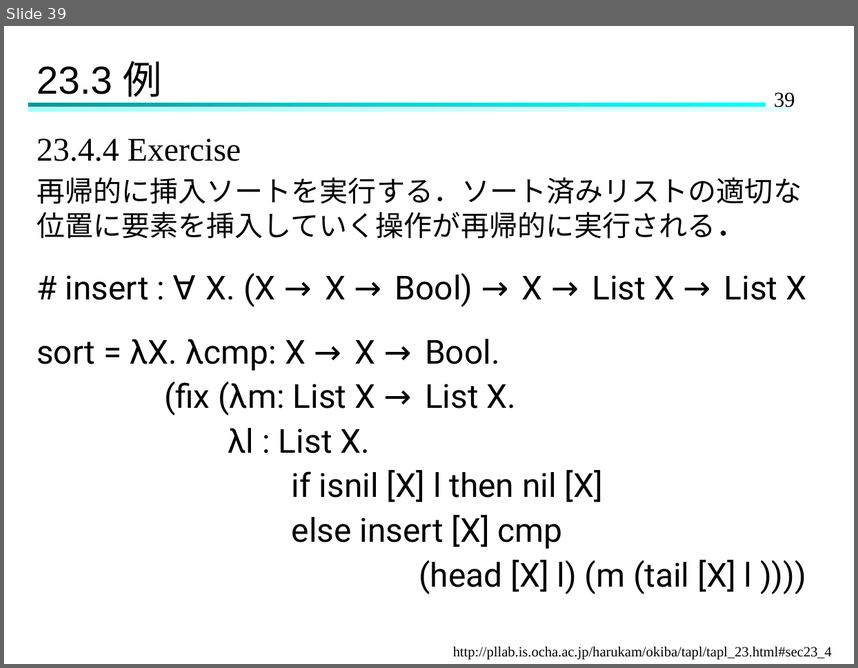
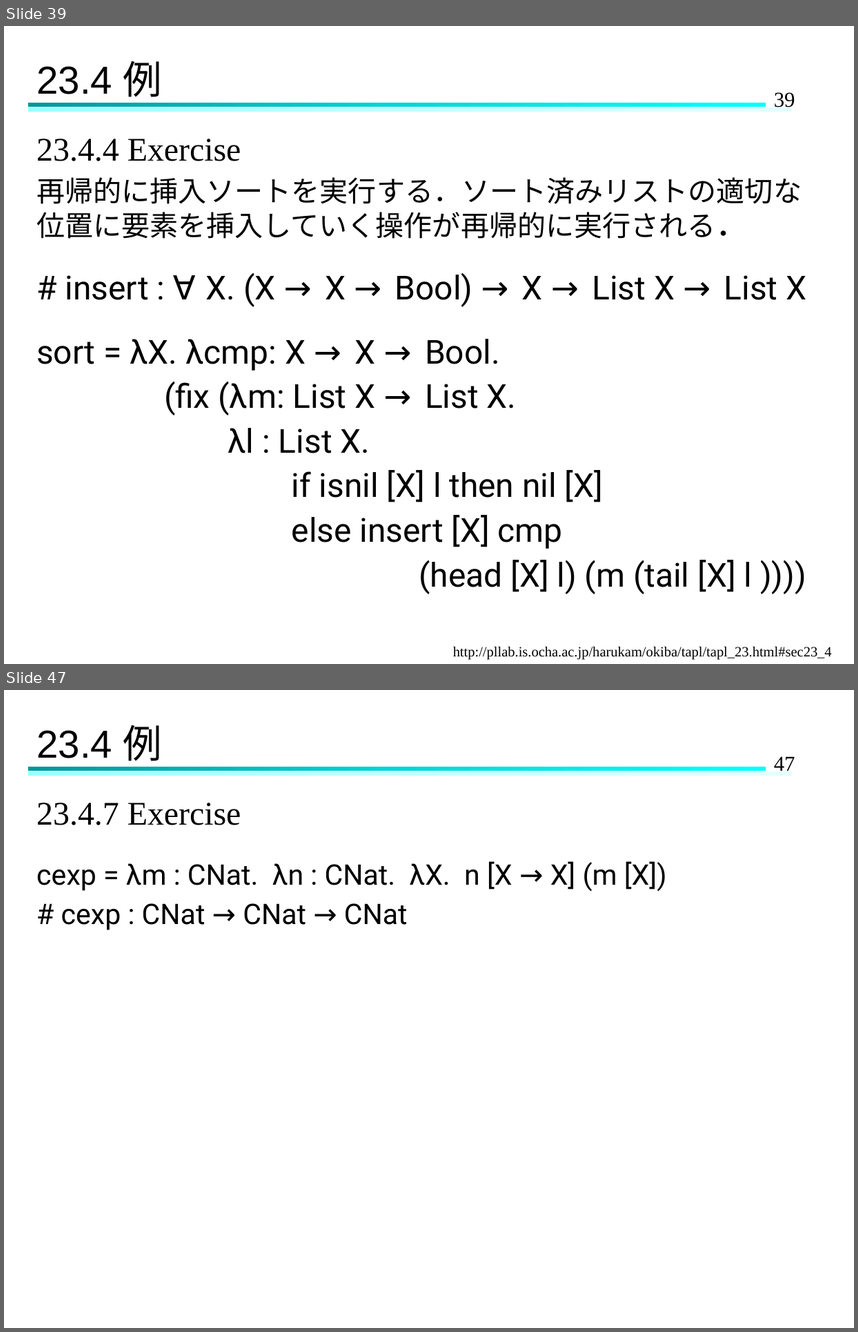
Before and after one commit to Hinata-Mikami/HinataMikami, a slide deck: 研究室関連/TAPL/TAPL-23.pptx. Shown one above the other, each under a label of ours: slide 39 before the commit, slides 39 and 47 after it; the slides between them are not shown. The pictures are 858x668 and 858x1332 pixels, drawn with LibreOffice and Linux fonts; fonts in the diff are those of the drawing. Boxes give left, top, right and bottom in pixels: in the first picture for what was removed or moved away, otherwise in the second. Text is boxed around its words. In the diff, an @@ line names an element or a change of style, - is before the commit and + after.

```diff
--- a/研究室関連/TAPL/TAPL-23.pptx
+++ b/研究室関連/TAPL/TAPL-23.pptx
@@ slide 47 added at (4, 690, 854, 1328), background #FFFFFF; not listed: 3 template elements that a slide beside it also shows @@
@@ title added at (36, 725, 162, 768), 33 pt, text #000000 @@
+23.4 例
@@ text added at (36, 802, 667, 930), 24 pt, text #000000 @@
+23.4.7 Exercise
+cexp = λm : CNat. λn : CNat. λX. n [X → X] (m [X])
+# cexp : CNat → CNat → CNat
@@ slide 39 changed as well @@
@@ title at (36, 61, 162, 104): text changed @@
-23.3 例
+23.4 例
```
Also in this commit, not shown: 15 other slides changed, 10 other slides added.
